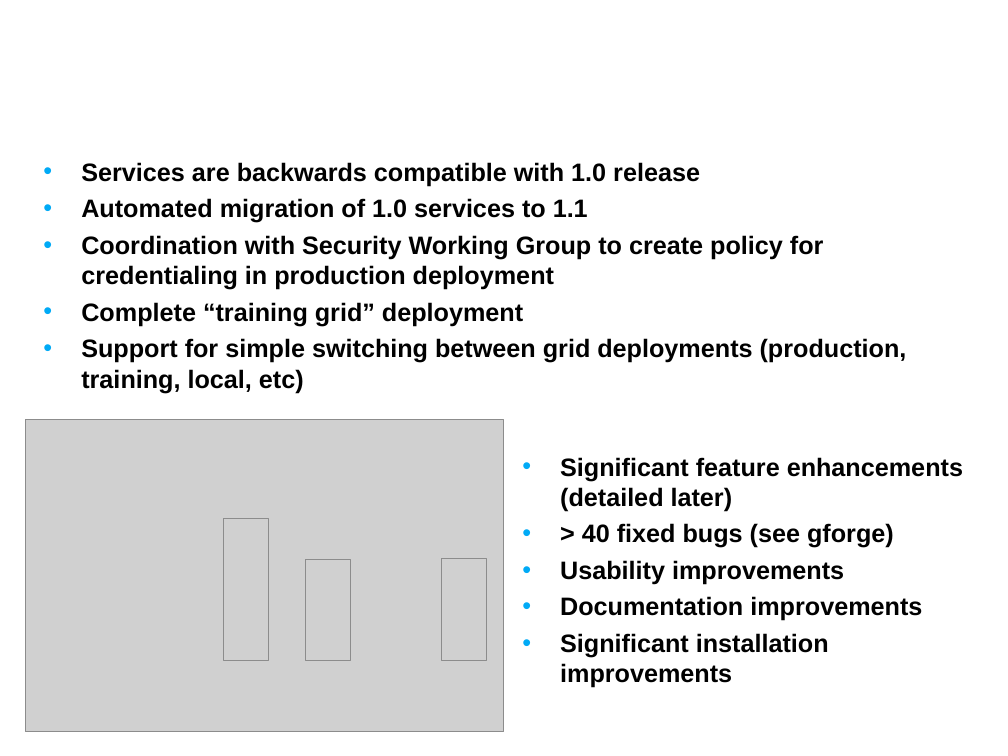
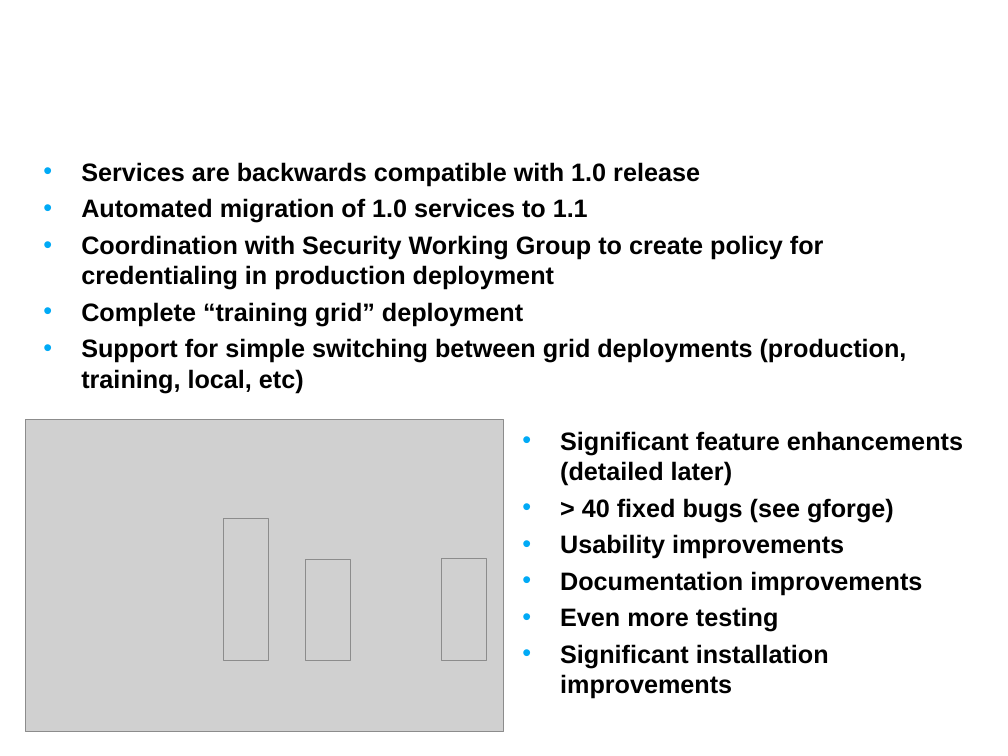
Before and after one commit to NCIP/cagrid-portal, a slide deck: slide 3 of cagrid-1-0/Documentation/presentations/200708_VCDE_ARCH/20070807_Day2_caGrid-1.1_Overview.ppt. Drawn at 1008x756 pixels with LibreOffice and Linux fonts; fonts in the diff are those of the drawing; grey boxes stand for pictures; background and template pictures are left out. Boxes give left, top, right and bottom in pixels: in the first picture for what was removed or moved away, otherwise in the second. Text is boxed around its words. In the diff, an @@ line names an element or a change of style, - is before the commit and + after.

```diff
--- a/cagrid-1-0/Documentation/presentations/200708_VCDE_ARCH/20070807_Day2_caGrid-1.1_Overview.ppt
+++ b/cagrid-1-0/Documentation/presentations/200708_VCDE_ARCH/20070807_Day2_caGrid-1.1_Overview.ppt
@@ text "Significant feature enhancements (detailed later)": place and size @@
-text "Significant feature enhancements (detailed later)" at box(560, 457, 963, 688)
+text "Significant feature enhancements (detailed later)" at box(560, 431, 963, 668)
@@ text at box(560, 607, 778, 632): paragraph added @@
+• Even more testing
```
Also in this commit, not shown: 3 other slides changed, 3 slides added, 1 slide removed.
